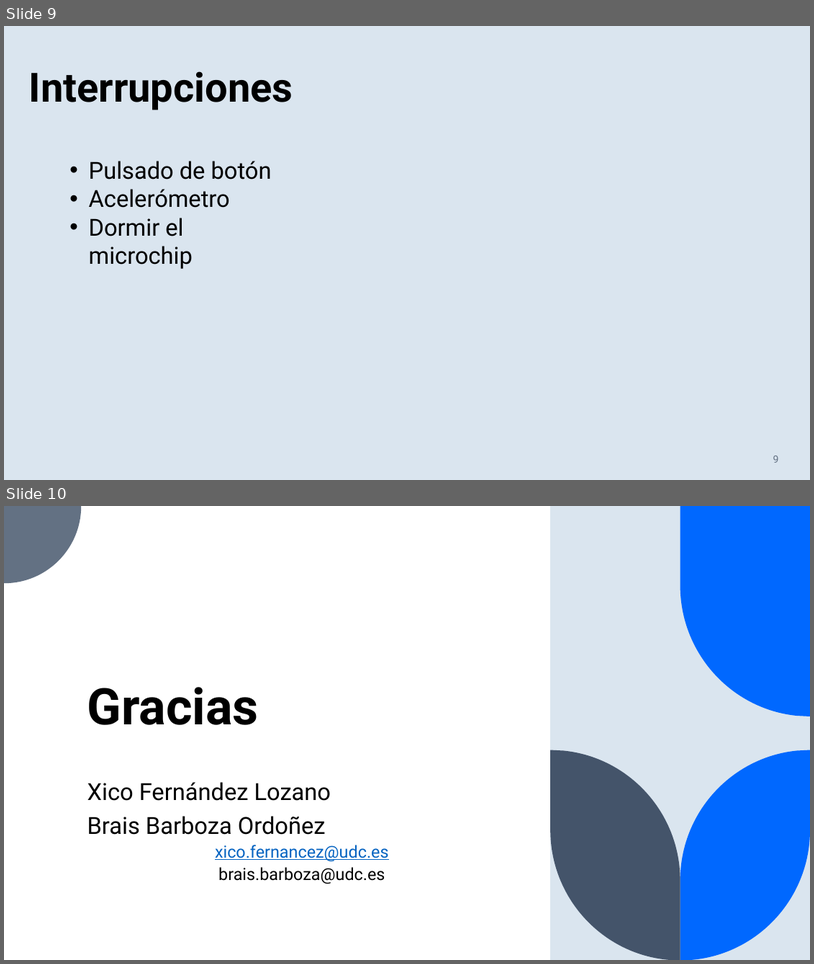
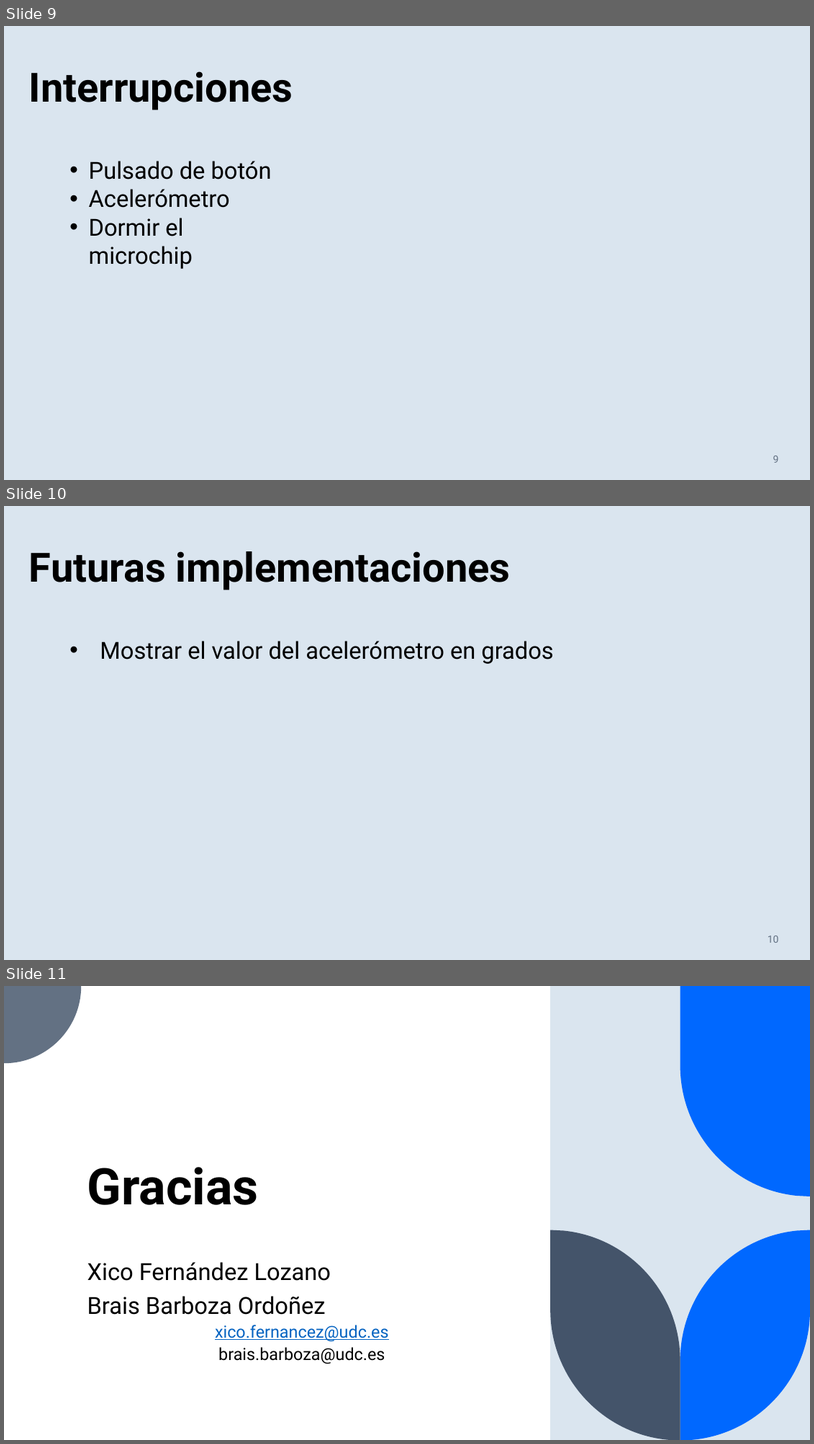
Before and after one commit to xicko7/TraballoTutelado_SE, a slide deck: Presentación.pptx. Shown one above the other, each under a label of ours: slides 9 and 10 before the commit, slides 9, 10 and 11 after it. The pictures are 814x964 and 814x1444 pixels, drawn with LibreOffice and Linux fonts; fonts in the diff are those of the drawing. Boxes give left, top, right and bottom in pixels: in the first picture for what was removed or moved away, otherwise in the second. Text is boxed around its words. In the diff, an @@ line names an element or a change of style, - is before the commit and + after.

Commit message:
Trabalos futuros

```diff
--- a/Presentación.pptx
+++ b/Presentación.pptx
@@ slide 10 added at [4,506,810,960], background #DAE5EF @@
@@ title added at [29,551,511,590], 48 pt, text #000000, bold @@
+Futuras implementaciones
@@ text added at [100,641,553,664], 28 pt, text #000000 @@
+• Mostrar el valor del acelerómetro en grados
@@ page number added at [768,935,779,942], 12 pt, text #637183 @@
+10
@@ what was slide 10 is now slide 11 @@
```
